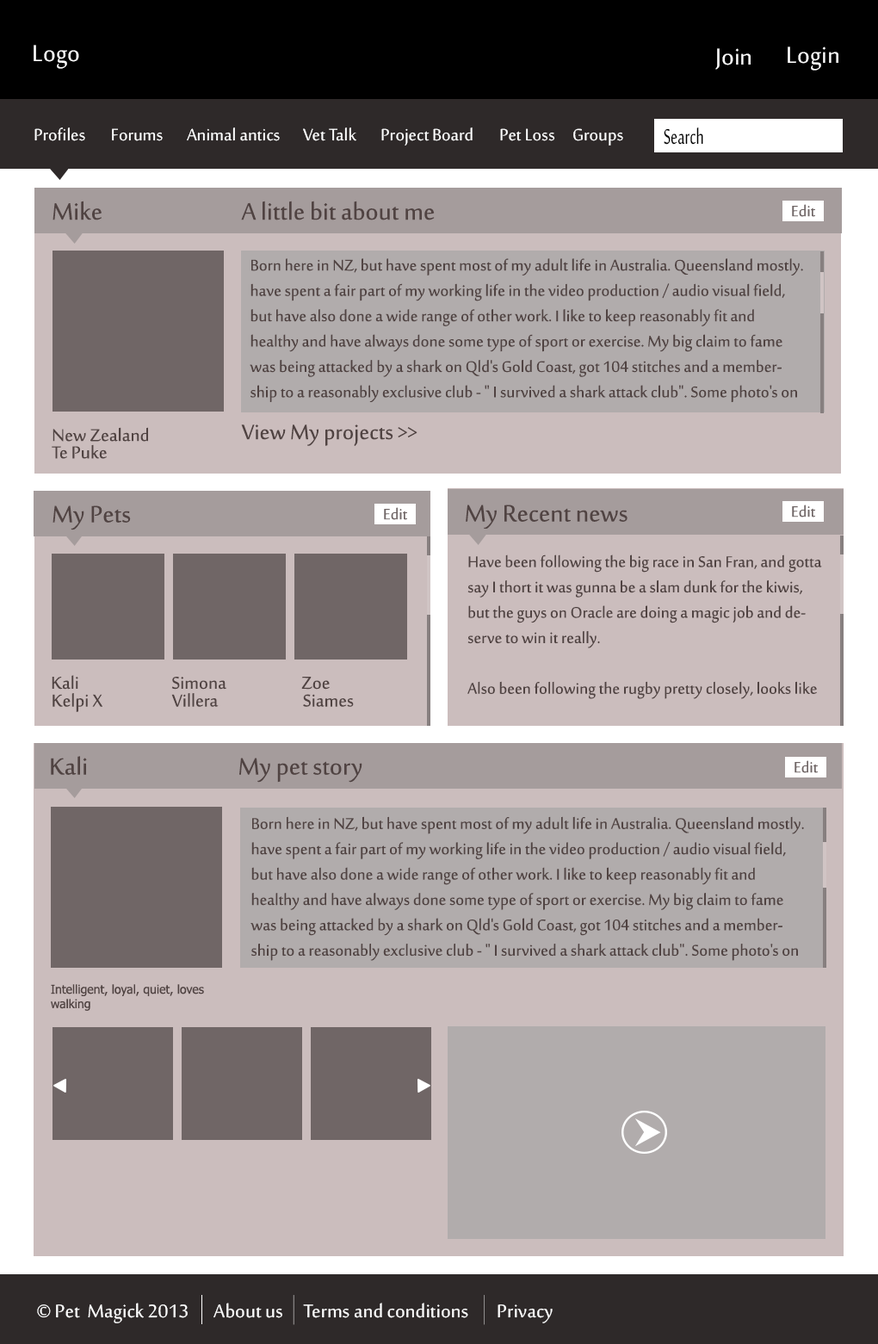
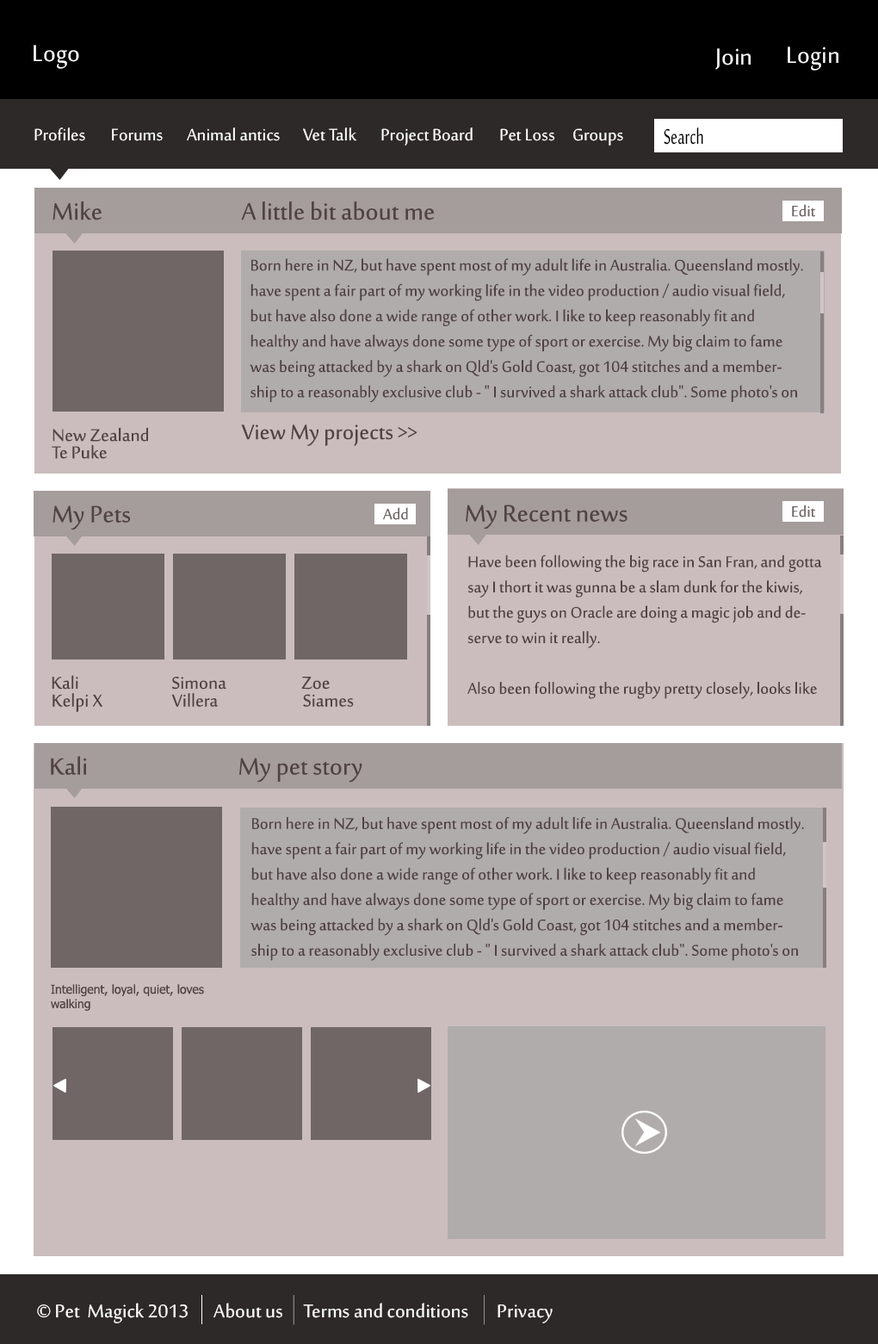
Revision of a layered 878×1344 image; what changed, layer by layer:
removed group "edit copy 3" (2 layers) over [784,756,827,778]
removed layer "Edit" (1st of 4, in "edit copy 3") from group "edit copy 3" over [794,759,818,773]
removed layer "Layer 1" (1st of 4, in "edit copy 3") from group "edit copy 3" over [784,756,827,778]
renamed "Edit" to "Add", painted on it over [383,506,408,520]
